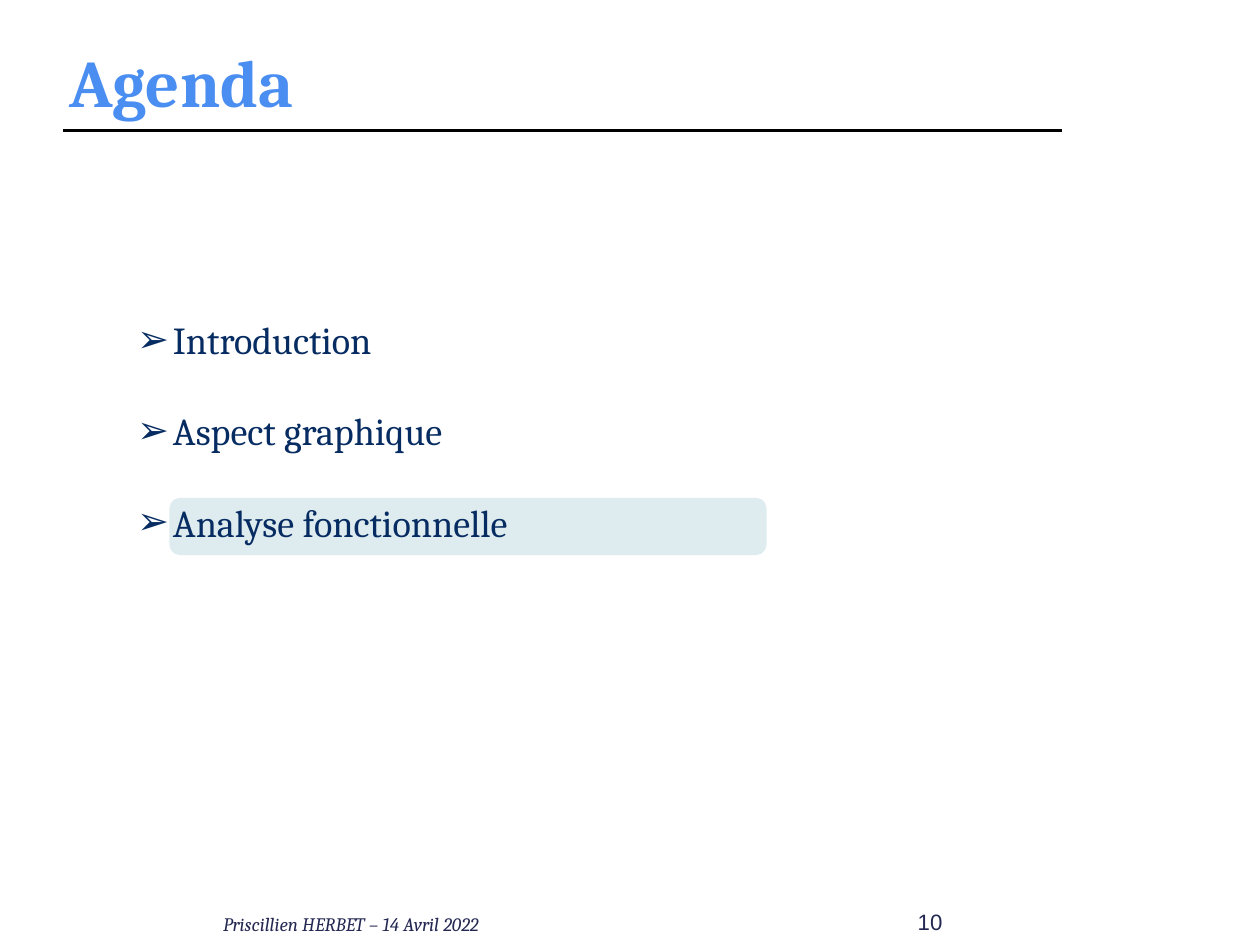
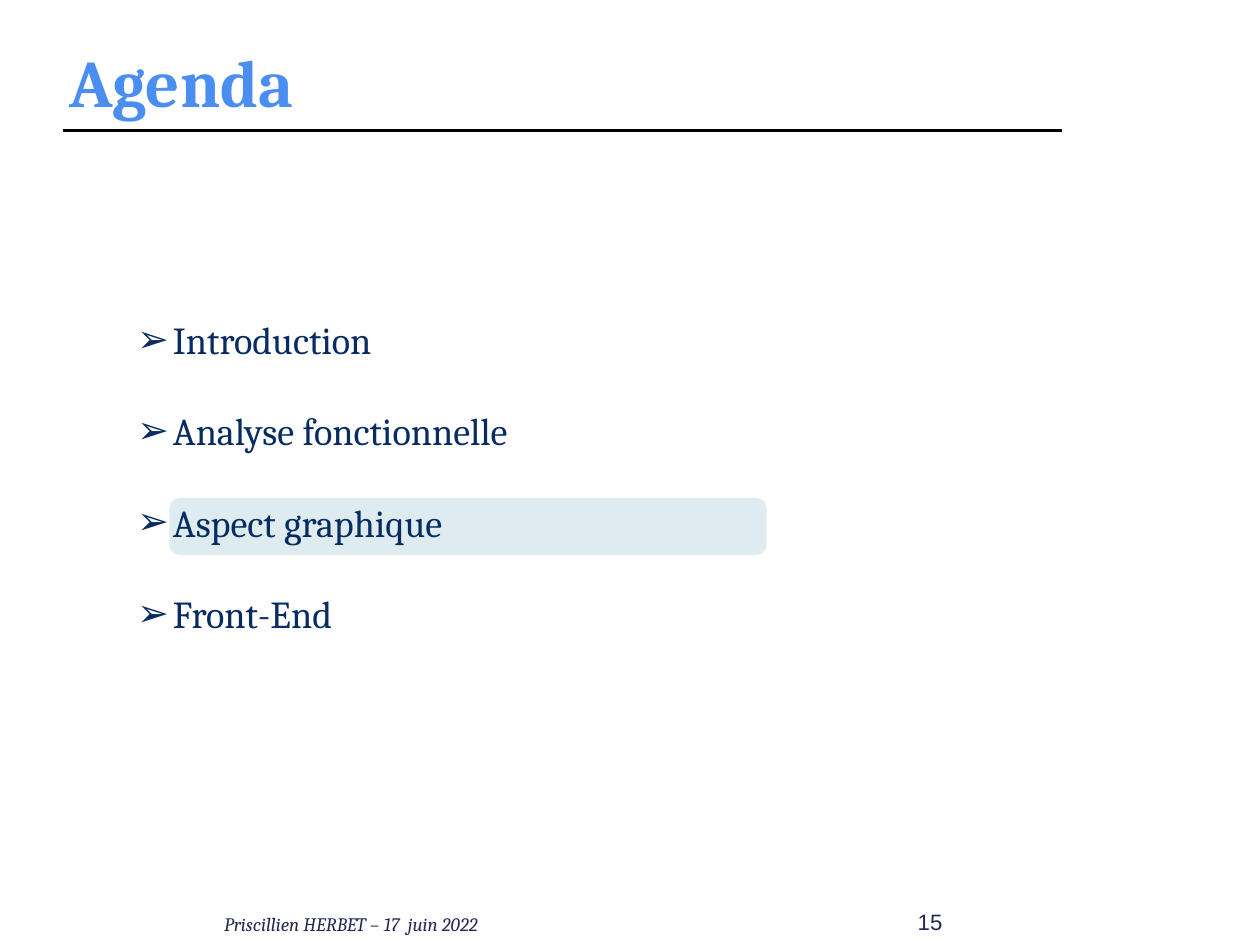
Before and after one commit to PHerbet/Realisation_fil_rouge, a slide deck: slide 15 of Realisation_4_Conception-MCD-MLD-SQL/presentation_oral_Priscillien_Herbet.pptx (slide 10 before the commit). Drawn at 1260x945 pixels with LibreOffice and Linux fonts; fonts in the diff are those of the drawing; background and template pictures are left out. Boxes give left, top, right and bottom in pixels: in the first picture for what was removed or moved away, otherwise in the second. Text is boxed around its words. In the diff, an @@ line names an element or a change of style, - is before the commit and + after.

Commit message:
update ppt and front

```diff
--- a/Realisation_4_Conception-MCD-MLD-SQL/presentation_oral_Priscillien_Herbet.pptx
+++ b/Realisation_4_Conception-MCD-MLD-SQL/presentation_oral_Priscillien_Herbet.pptx
@@ text at (173, 418, 508, 454): paragraph added @@
+➢ Analyse fonctionnelle
@@ text at (173, 601, 332, 629): text changed @@
-➢ Analyse fonctionnelle
+➢ Front-End
@@ text at (224, 917, 478, 935): text changed @@
-Priscillien HERBET – 14 Avril 2022
+Priscillien HERBET – 17 juin 2022
@@ page number at (918, 914, 943, 931): text changed @@
-10
+15
```
Also in this commit, not shown: 19 other slides changed, 9 slides added, 18 other files.
